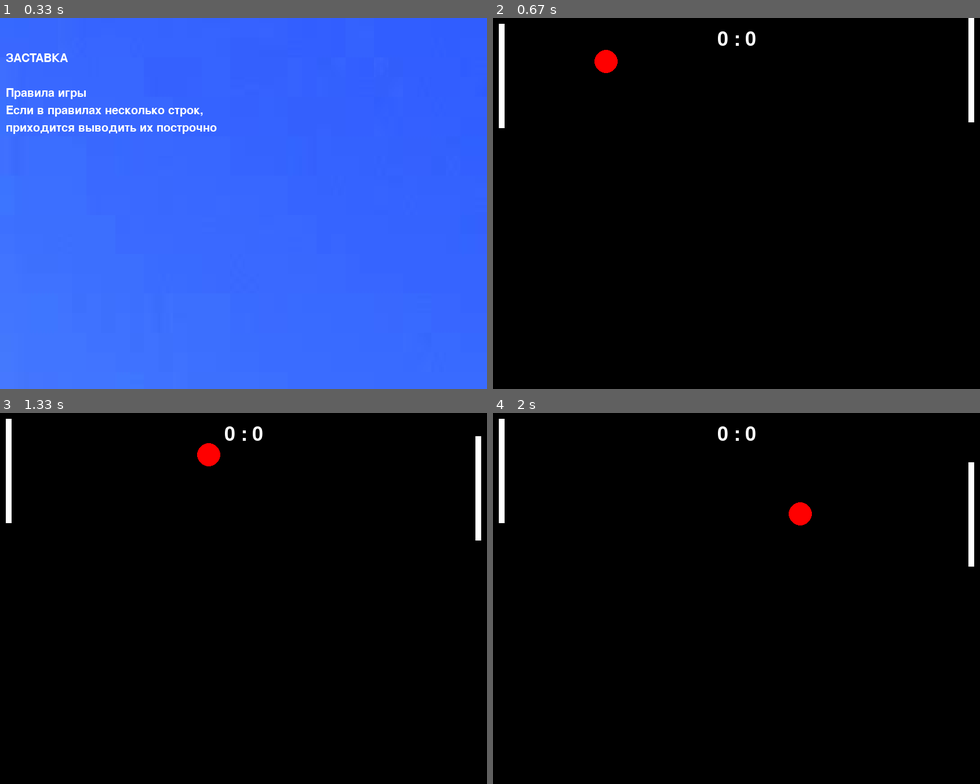
Above: before the commit, frames 1-4 (two rows, left to right).
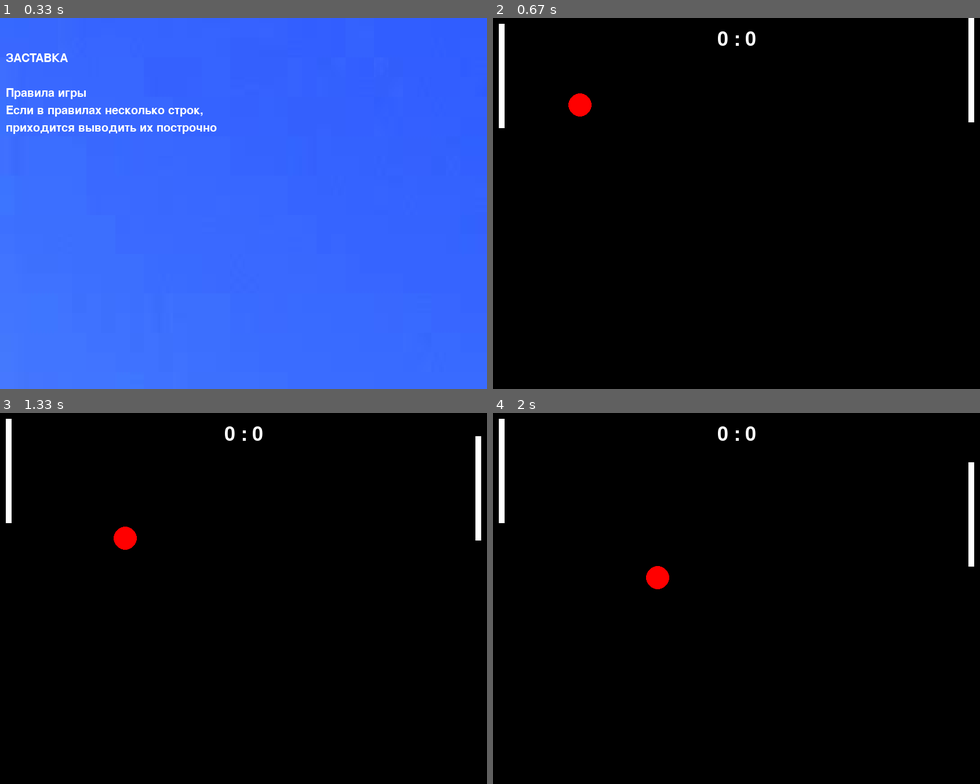
Above: after the commit, the same moments.

Repository: Sasuza100/PyGame_Project
Game: pygame game, started from main.py
Two runs of this game, one before a commit and one after it. Both use one fixed random seed, a clock stepped at 60 frames per second and the inputs below.
Inputs:
- Up to frame 1 (0.33 s): no input
- Up to frame 2 (0.67 s): hold Up from 0.33 s (still down)
- Up to frame 3 (1.33 s): release Up at 0.8 s; hold Down 0.83-1.13 s; hold Up from 1.17 s (still down)
- Up to frame 4 (2 s): release Up at 1.53 s; hold Down 1.57-1.93 s; hold Up from 1.97 s (still down)

Frame 1 is identical in both runs. In frame 2, 0.5% of the frame differs, in the area x 15-26%, y 8-27%; in frame 3, 0.5%; in frame 4, 0.5%.

Commit message:
don't work speed/ HELP PLEASE!!!

Diff:
--- a/main.py
+++ b/main.py
@@ -1,4 +1,6 @@
 import random
+
+import start_screen
 from start_screen import *
 
 pygame.init()
@@ -6,7 +8,7 @@
 l_player = pygame.Rect(10, 10, 10, 180)
 r_player = pygame.Rect(820, 10, 10, 180)
 
-start_screen()
+sped = start_screen()
 
 class Ball(pygame.sprite.Sprite):
 
@@ -16,8 +18,8 @@
         self.image = pygame.Surface((2 * radius, 2 * radius), pygame.SRCALPHA, 32)
         pygame.draw.circle(self.image, pygame.Color("red"), (radius, radius), radius)
         self.rect = pygame.Rect(x, y, 2 * radius, 2 * radius)
-        self.vx = random.randint(-10, 10)
-        self.vy = random.randrange(-10, 10)
+        self.vx = sped
+        self.vy = sped
         self.l_player_count = 0
         self.r_player_count = 0
 
